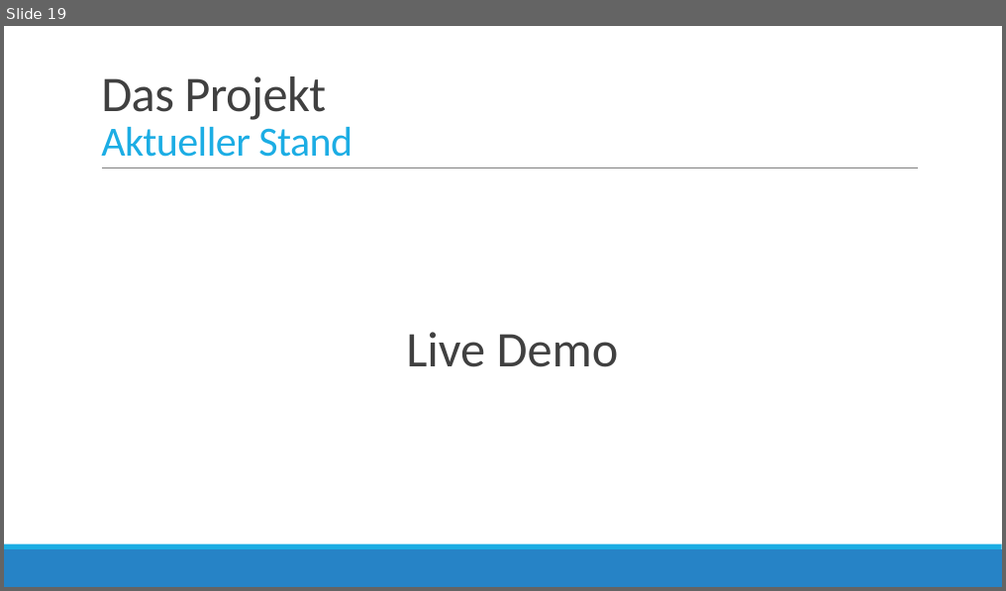
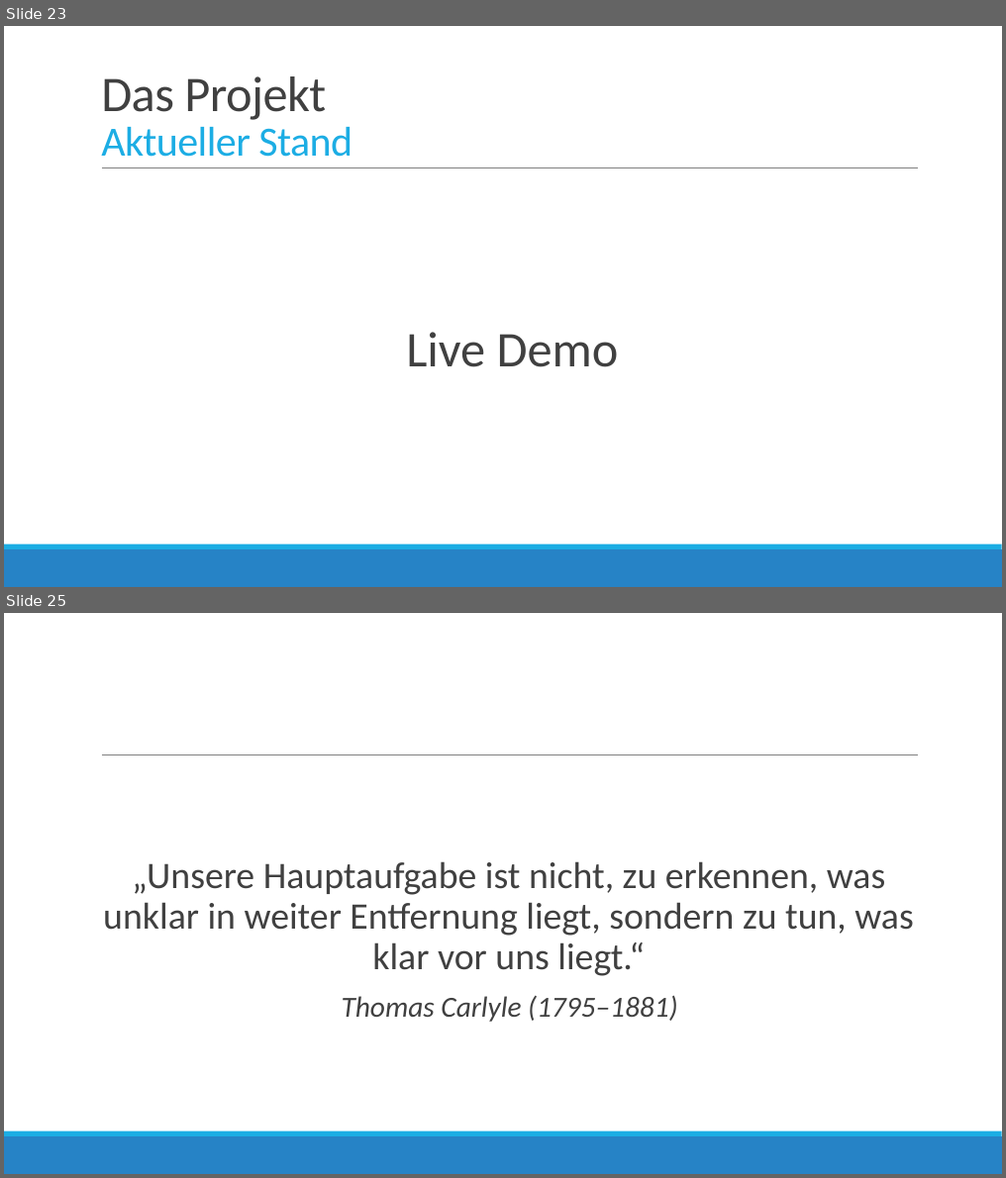
Before and after one commit to bboecherer/SailingSchoolManagerWPF, a slide deck: Docs/Zwischenpraesentation/Präsentation Projekt.pptx. Shown one above the other, each under a label of ours: slide 19 before the commit, slides 23 and 25 after it; the slides between them are not shown. The pictures are 1006x591 and 1006x1178 pixels, drawn with LibreOffice and Linux fonts; fonts in the diff are those of the drawing. Boxes give left, top, right and bottom in pixels: in the first picture for what was removed or moved away, otherwise in the second. Text is boxed around its words. In the diff, an @@ line names an element or a change of style, - is before the commit and + after.

```diff
--- a/Docs/Zwischenpraesentation/Präsentation Projekt.pptx
+++ b/Docs/Zwischenpraesentation/Präsentation Projekt.pptx
@@ slide 25 added at (4,613,1002,1174), background #FFFFFF; not listed: 3 template elements that a slide beside it also shows @@
@@ text added at (103,861,913,1022), 36 pt, text #404040 @@
+„Unsere Hauptaufgabe ist nicht, zu erkennen, was unklar in weiter Entfernung liegt, sondern zu tun, was klar vor uns liegt.“
+  Thomas Carlyle (1795–1881)
@@ what was slide 19 is now slide 23 @@
```
Also in this commit, not shown: 12 slides changed, 5 other slides added, 1 slide removed.
